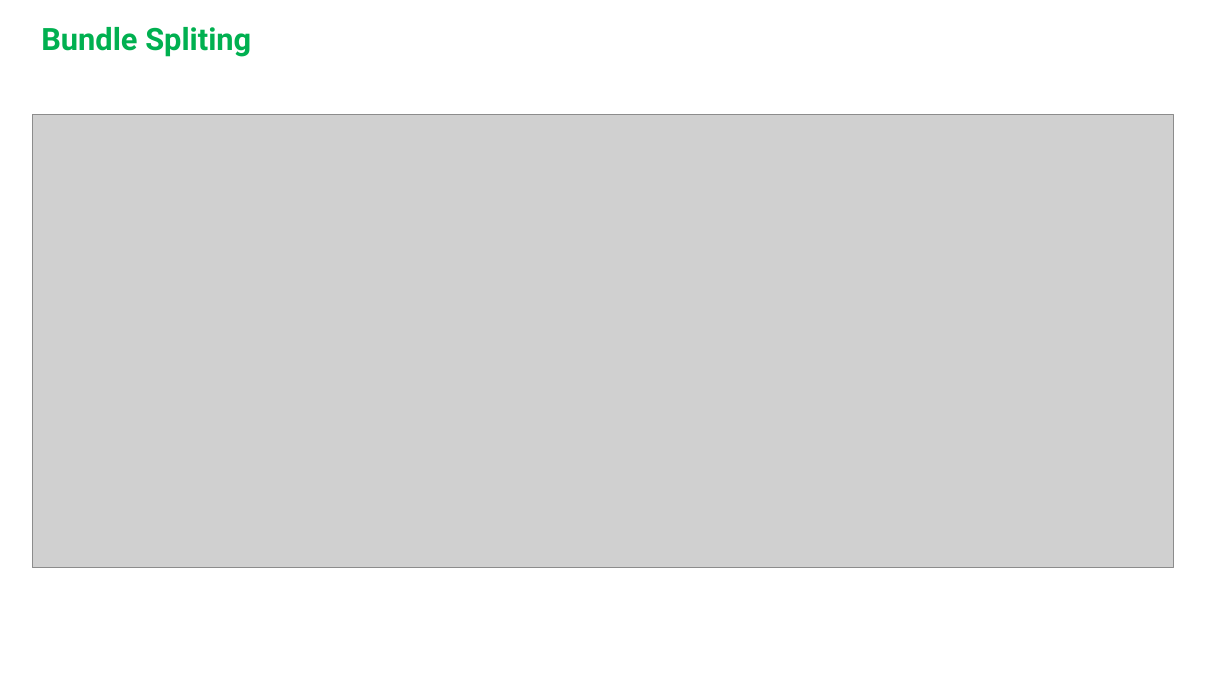
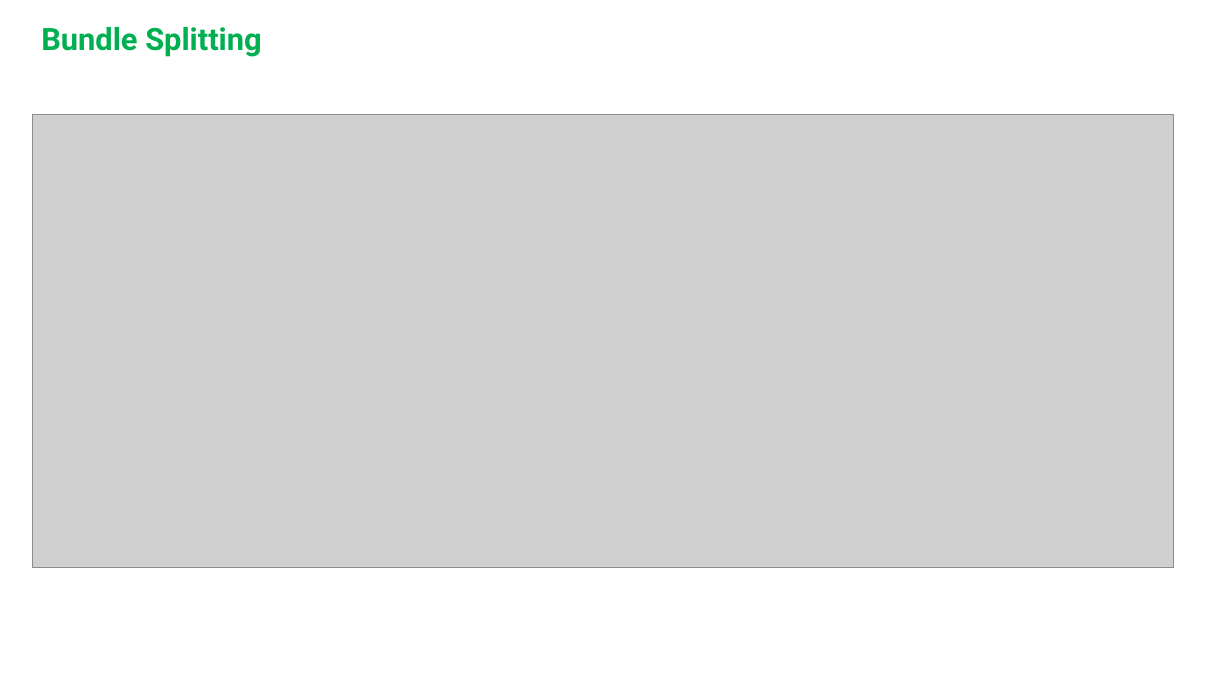
Before and after one commit to saidurwd/Nextjs-Prisma-Batch, a slide deck: slide 5 of PPT/3. Next js foundation.pptx. Drawn at 1232x693 pixels with LibreOffice and Linux fonts; fonts in the diff are those of the drawing; grey boxes stand for pictures; background and template pictures are left out. Boxes give left, top, right and bottom in pixels: in the first picture for what was removed or moved away, otherwise in the second. Text is boxed around its words. In the diff, an @@ line names an element or a change of style, - is before the commit and + after.

Commit message:
updated

```diff
--- a/PPT/3. Next js foundation.pptx
+++ b/PPT/3. Next js foundation.pptx
@@ text at (x1=41, y1=27, x2=261, y2=57): text changed @@
-Bundle Spliting
+Bundle Splitting
```
Also in this commit, not shown: 1 other slide changed, 2 slides added, 5 slides removed.
